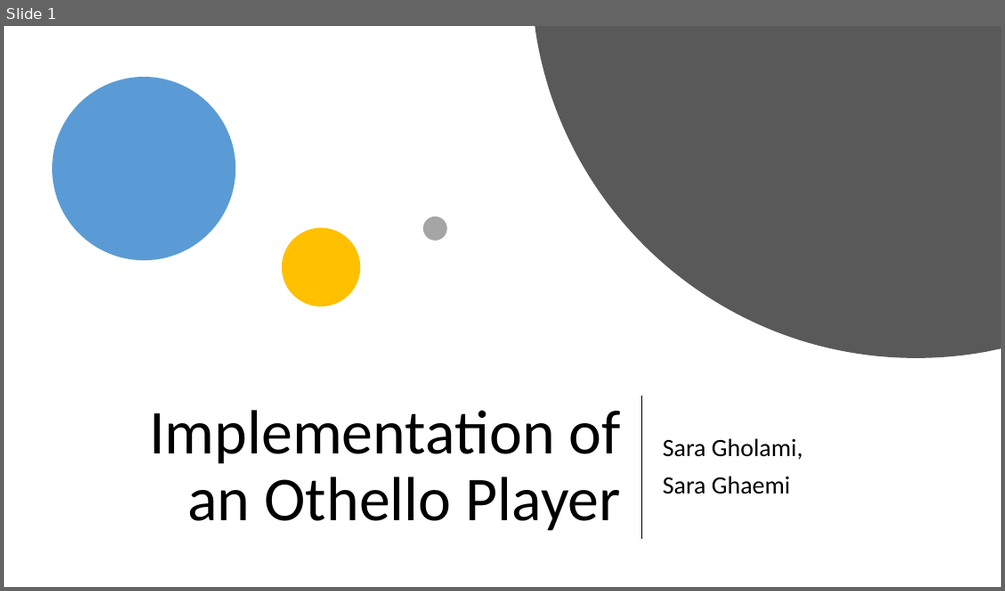
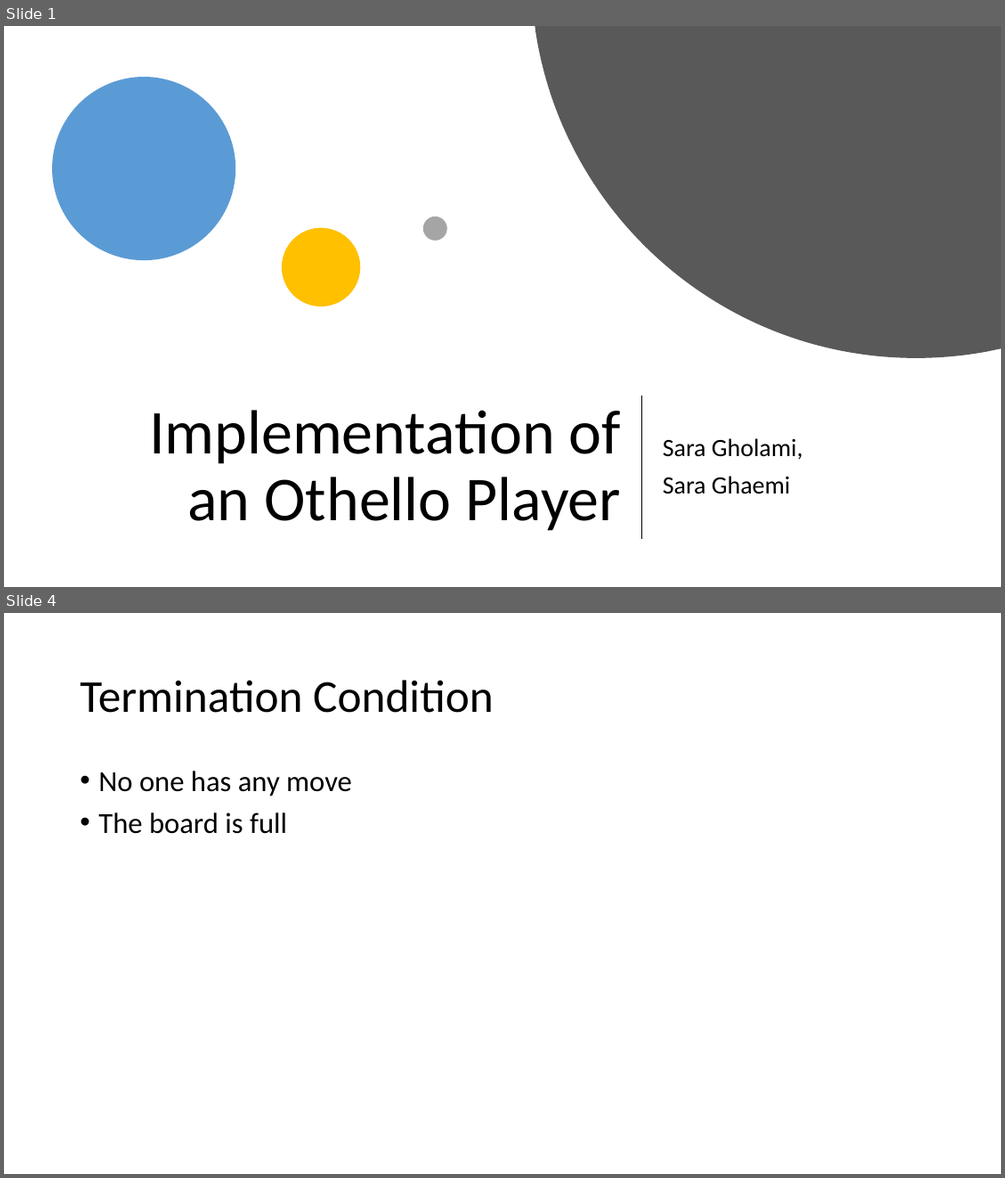
Before and after one commit to SaraGhlm/Othello, a slide deck: Presentations/Othello.pptx. Shown one above the other, each under a label of ours: slide 1 before the commit, slides 1 and 4 after it; the slides between them are not shown. The pictures are 1005x591 and 1005x1178 pixels, drawn with LibreOffice and Linux fonts; fonts in the diff are those of the drawing. Boxes give left, top, right and bottom in pixels: in the first picture for what was removed or moved away, otherwise in the second. Text is boxed around its words. In the diff, an @@ line names an element or a change of style, - is before the commit and + after.

```diff
--- a/Presentations/Othello.pptx
+++ b/Presentations/Othello.pptx
@@ slide 4 added at [4, 613, 1001, 1174], background #FFFFFF @@
@@ title added at [80, 680, 494, 713], 44 pt, text #000000 @@
+Termination Condition
@@ text added at [98, 771, 352, 834], 28 pt, text #000000 @@
+• No one has any move
+• The board is full
```
Also in this commit, not shown: 2 slides changed, 7 other slides added, 1 slide removed.
